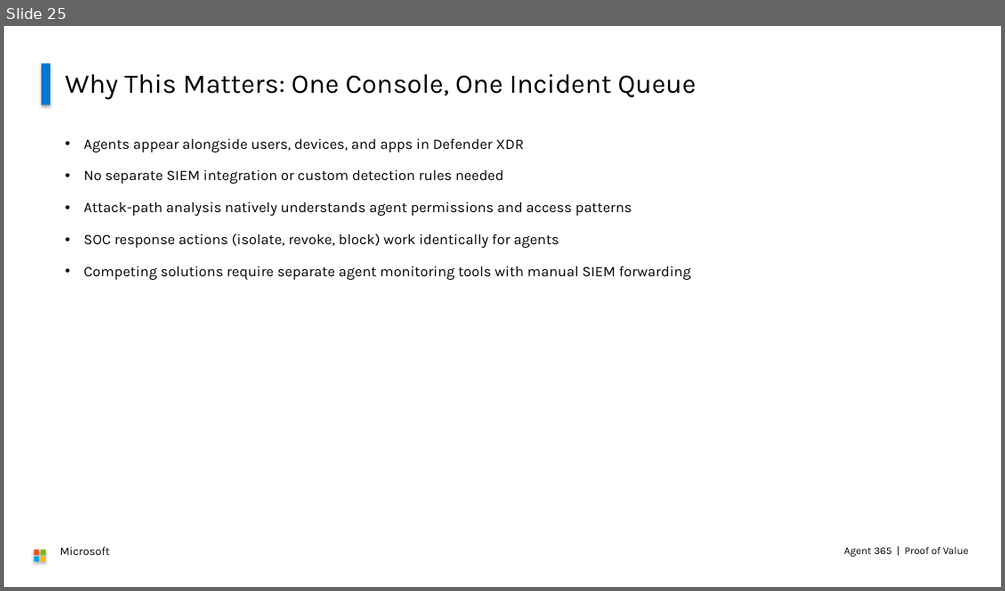
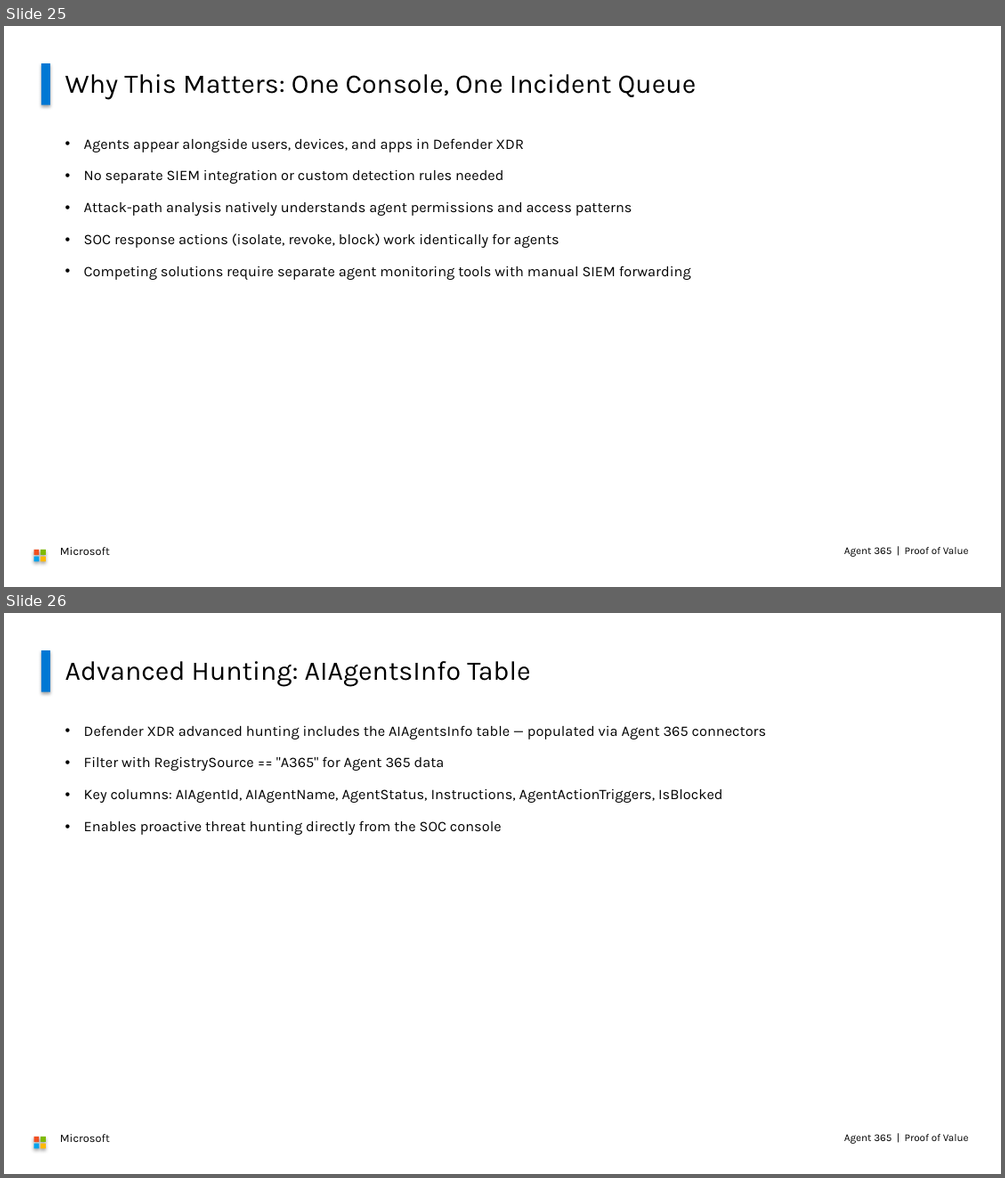
Before and after one commit to cloudtoso/Agent-365-POC, a slide deck: Agent365-PoV-Deck.pptx. Shown one above the other, each under a label of ours: slide 25 before the commit, slides 25 and 26 after it. The pictures are 1005x591 and 1005x1178 pixels, drawn with LibreOffice and Linux fonts; fonts in the diff are those of the drawing. Boxes give left, top, right and bottom in pixels: in the first picture for what was removed or moved away, otherwise in the second. Text is boxed around its words. In the diff, an @@ line names an element or a change of style, - is before the commit and + after.

```diff
--- a/Agent365-PoV-Deck.pptx
+++ b/Agent365-PoV-Deck.pptx
@@ slide 26 added at [4,613,1001,1174], background #FFFFFF @@
@@ rectangle added at [41,650,50,692], fill #0078D4 @@
@@ text added at [65,661,530,687], 26 pt, text #000000 @@
+Advanced Hunting: AIAgentsInfo Table
@@ text added at [84,725,767,835], 14 pt, text #000000 @@
+• Defender XDR advanced hunting includes the AIAgentsInfo table — populated via Agent 365 connectors
+• Filter with RegistrySource == "A365" for Agent 365 data
+• Key columns: AIAgentId, AIAgentName, AgentStatus, Instructions, AgentActionTriggers, IsBlocked
+• Enables proactive threat hunting directly from the SOC console
@@ rectangle added at [34,1136,39,1142], fill #F25022 @@
@@ rectangle added at [34,1143,39,1149], fill #00A4EF @@
@@ rectangle added at [40,1136,46,1142], fill #7FBA00 @@
@@ rectangle added at [40,1143,46,1149], fill #FFB900 @@
@@ text added at [60,1134,110,1142], 11 pt, text #000000 @@
+Microsoft
@@ text added at [844,1134,969,1143], 10 pt, text #000000 @@
+Agent 365 | Proof of Value
```
Also in this commit, not shown: 1 other slide added, 2 other files.
